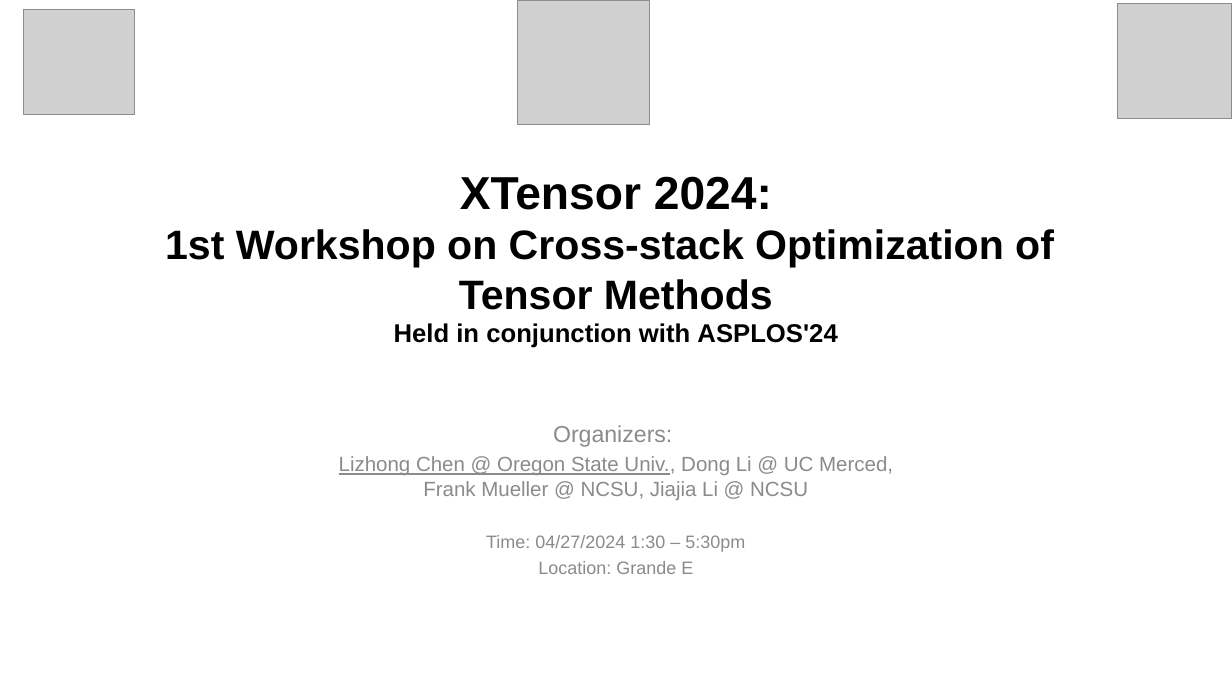
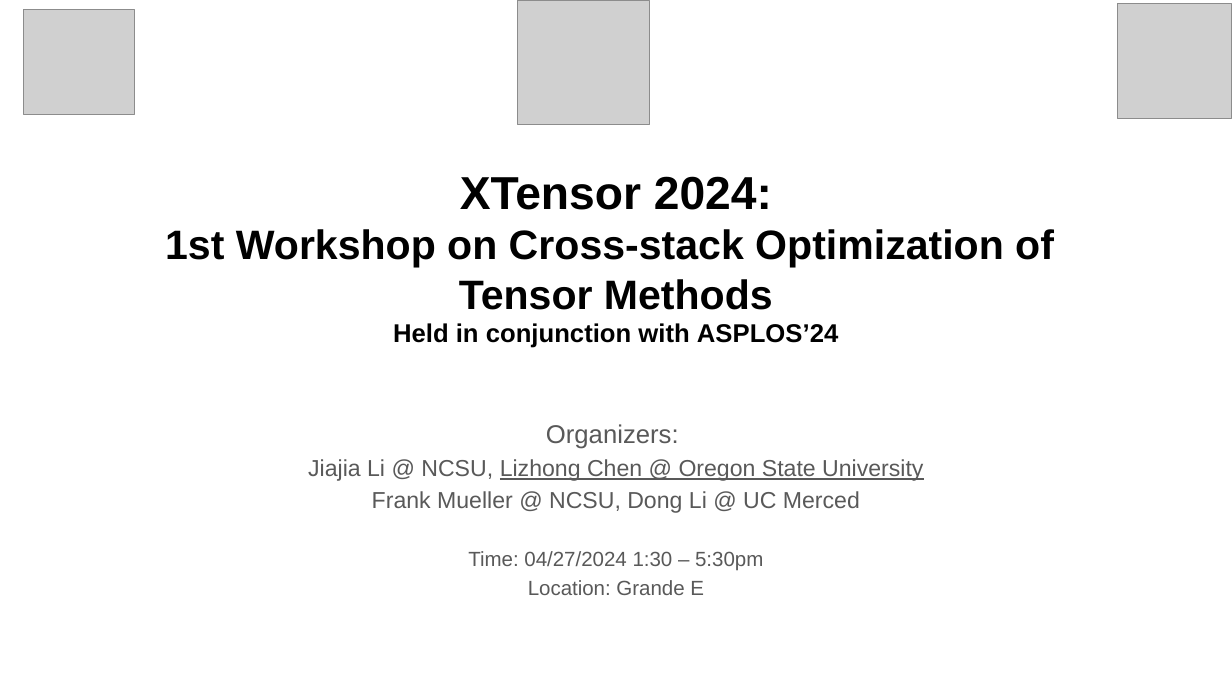
Before and after one commit to fruitfly1026/fruitfly1026.github.io, a slide deck: slide 1 of static/files/XTensor Workshop.pptx. Drawn at 1232x693 pixels with LibreOffice and Linux fonts; fonts in the diff are those of the drawing; grey boxes stand for pictures. Boxes give left, top, right and bottom in pixels: in the first picture for what was removed or moved away, otherwise in the second. Text is boxed around its words. In the diff, an @@ line names an element or a change of style, - is before the commit and + after.

```diff
--- a/static/files/XTensor Workshop.pptx
+++ b/static/files/XTensor Workshop.pptx
@@ subtitle "Organizers:" moved from (x1=339, y1=425, x2=893, y2=574) to (x1=308, y1=424, x2=923, y2=595) @@
@@ subtitle at (x1=468, y1=424, x2=763, y2=595): size 18 to 20 pt in "Organizers:"; text colour #8C8C8C to #595959 in "Organizers:", "Time: 04/27/2024 1:30 – 5:30pm", "Location: Grande E"; size 14 to 16 pt in "Time: 04/27/2024 1:30 – 5:30pm", "Location: Grande E" @@
@@ subtitle at (x1=308, y1=459, x2=923, y2=513): text changed; size 16 to 18 pt; text colour #8C8C8C to #595959 @@
-Lizhong Chen @ Oregon State Univ., Dong Li @ UC Merced, Frank Mueller @ NCSU, Jiajia Li @ NCSU
+Jiajia Li @ NCSU, Lizhong Chen @ Oregon State University
+Frank Mueller @ NCSU, Dong Li @ UC Merced
```
Also in this commit, not shown: 4 other slides changed, 1 slide added, 1 other file.
